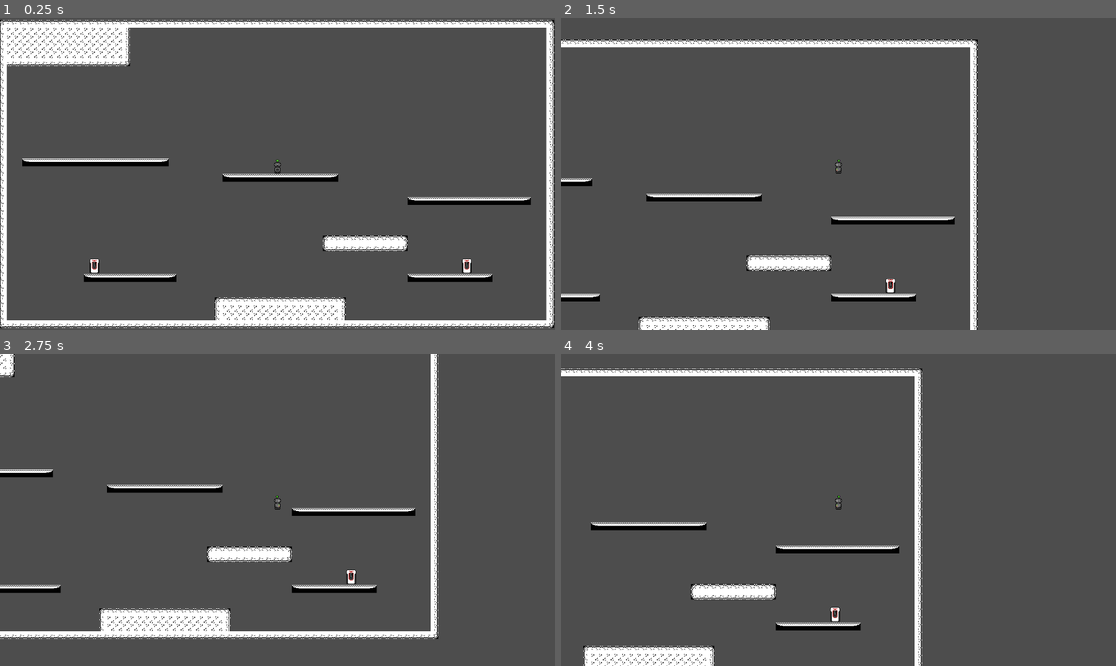
Above: before the commit, frames 1-4 (two rows, left to right).
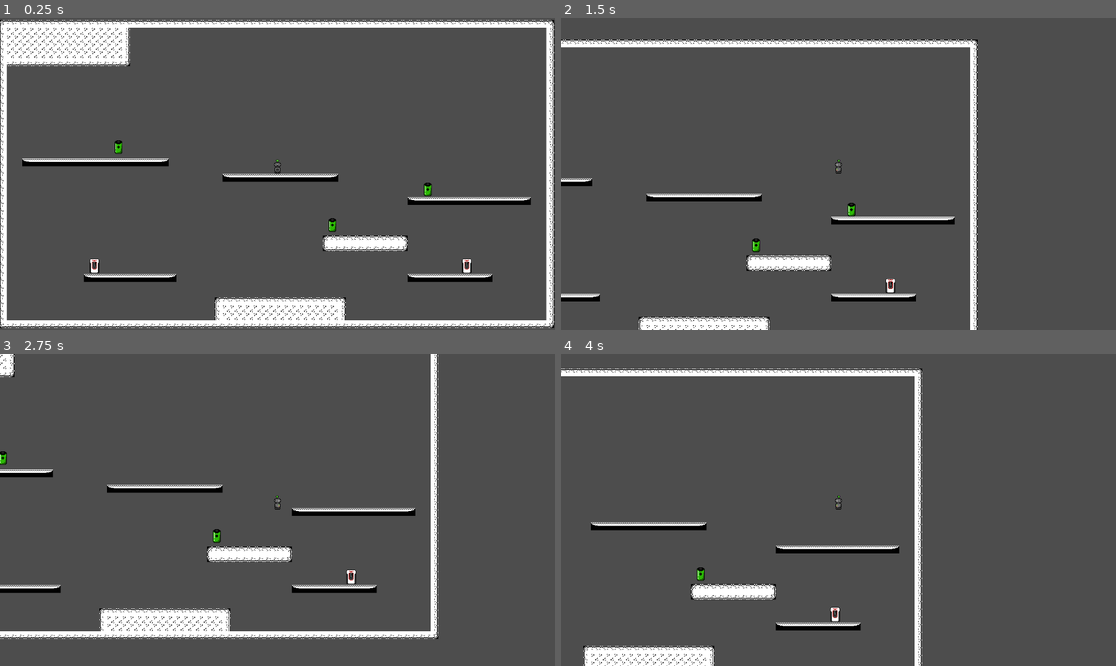
Above: after the commit, the same moments.

Repository: Eduardo-IV-Dotel/cahsi-ultimate-game-jam
Game: Godot game, scene res://scenes/areas/area_1.tscn
Same seed, same stepped clock (60 frames per second), same inputs: the game is played once before the commit and once after it.
Inputs (mouse positions are in pixels of both pictures, inside the frame that each line leads up to):
- Up to frame 1 (0.25 s): no input
- Up to frame 2 (1.5 s): tap Enter at 0.5 s; move the mouse to (960, 158) at 0.52 s; hold D (right) from 0.53 s (still down); click (960, 158) at 0.67 s; tap Space (jump) at 0.77 s; move the mouse to (727, 189) at 1.27 s
- Up to frame 3 (2.75 s): tap Space (jump) at 1.52 s; move the mouse to (333, 441) at 2.02 s; release D (right) at 2.03 s; hold A (left) from 2.03 s (still down)
- Up to frame 4 (4 s): move the mouse to (810, 572) at 2.77 s; release A (left) at 2.78 s; hold D (right) from 2.78 s (still down); click (810, 572) at 2.92 s; tap Space (jump) at 3.02, 3.5, 3.77 s; move the mouse to (1005, 556) at 3.52 s

The runs differ from the first frame. In frame 1, 0.2% of the frame differs, in the area x 20-78%, y 39-69%; in frame 2, 0.1%; in frame 3, 0.1%; in frame 4, less than 0.1%.

Commit message:
ADDED BATTERY BACK

Diff:
--- /dev/null
+++ b/scenes/Battery.tscn
@@ -0,0 +1,21 @@
+[gd_scene load_steps=4 format=3 uid="uid://bxi0tnru2n0ny"]
+
+[ext_resource type="Texture2D" uid="uid://bry08hg2aj8hn" path="res://sprite/battery_cell_animations.png" id="1_24rtl"]
+[ext_resource type="Script" uid="uid://citd8quft5u6t" path="res://scripts/Battery.gd" id="2_24rtl"]
+
+[sub_resource type="CapsuleShape2D" id="CapsuleShape2D_oaqng"]
+radius = 11.0
+height = 36.0
+
+[node name="Battery" type="Area2D"]
+script = ExtResource("2_24rtl")
+
+[node name="Sprite2D" type="Sprite2D" parent="."]
+texture = ExtResource("1_24rtl")
+hframes = 3
+vframes = 4
+region_rect = Rect2(0, 0, 32, 32)
+
+[node name="CollisionShape2D" type="CollisionShape2D" parent="."]
+position = Vector2(0, 1)
+shape = SubResource("CapsuleShape2D_oaqng")
--- a/scenes/areas/area_1.tscn
+++ b/scenes/areas/area_1.tscn
@@ -1,8 +1,9 @@
-[gd_scene load_steps=6 format=4 uid="uid://c0b60ptdjk7o"]
+[gd_scene load_steps=7 format=4 uid="uid://c0b60ptdjk7o"]
 
 [ext_resource type="Texture2D" uid="uid://bi2fe2d2hiqrx" path="res://sprite/monochrome_tilemap_packed.png" id="1_1gyh0"]
 [ext_resource type="PackedScene" uid="uid://c6tbujs1sbyh2" path="res://scenes/player.tscn" id="2_dgl8q"]
 [ext_resource type="PackedScene" uid="uid://cl68pfgk8ftab" path="res://scenes/charging_station.tscn" id="3_h3qae"]
+[ext_resource type="PackedScene" uid="uid://bxi0tnru2n0ny" path="res://scenes/Battery.tscn" id="4_ay52s"]
 
 [sub_resource type="TileSetAtlasSource" id="TileSetAtlasSource_dgl8q"]
 texture = ExtResource("1_1gyh0")
@@ -446,3 +447,12 @@
 
 [node name="charging_station2" parent="." instance=ExtResource("3_h3qae")]
 position = Vector2(304, 174)
+
+[node name="Battery" parent="." instance=ExtResource("4_ay52s")]
+position = Vector2(223, -1)
+
+[node name="Battery2" parent="." instance=ExtResource("4_ay52s")]
+position = Vector2(-419, -89)
+
+[node name="Battery3" parent="." instance=ExtResource("4_ay52s")]
+position = Vector2(25, 73)
--- /dev/null
+++ b/scripts/Battery.gd
@@ -0,0 +1,27 @@
+extends Area2D
+
+var current_frame: int = 0
+const total_frames: int = 10
+const fps: float = 12.0
+var timer: float = 0.0
+
+func _ready() -> void:
+	body_entered.connect(_on_body_entered)
+	print("Sprite2D node: ", $Sprite2D)
+
+func _process(delta: float) -> void:
+	timer += delta
+	if timer >= 1.0 / fps:
+		timer = 0.0
+		current_frame = (current_frame + 1) % total_frames
+		$Sprite2D.frame = int(current_frame)
+
+
+func _on_body_entered(body: Node) -> void:
+	if body.name == "player":
+		var player = body as PlayerController
+		if player:
+			player.max_health += 25.0  # ← increase max health
+			player.health += 25.0 # ← fill to new max
+			print("Battery picked up! Max health: ", player.max_health)
+			queue_free()
--- a/scripts/charging_station.gd
+++ b/scripts/charging_station.gd
@@ -22,7 +22,6 @@
 			triggered = true
 			player.decay = 0.0
 			player.is_dead = false
-			player.health = player.max_health  # ← give full health before starting
 			player.set_physics_process(false)  # ← freeze player completely
 			var simon = simon_says_scene.instantiate()
 			get_tree().root.add_child(simon)
--- a/scripts/player_animator.gd
+++ b/scripts/player_animator.gd
@@ -3,26 +3,29 @@
 @export var animation_player : AnimationPlayer
 @export var sprite : Sprite2D
 
+
 func _process(delta: float):
+	var HealthPercentage= player_control.health / player_control.max_health * 100
+	print("health: ", player_control.health, " max: ", player_control.max_health, " pct: ", HealthPercentage)
 	if player_control.direction == 1:
 		sprite.flip_h = true
 	elif player_control.direction == -1:
 		sprite.flip_h = false
 
 	if abs(player_control.velocity.x) > 0.0:
-		if player_control.health >=75:
+		if HealthPercentage >=75:
 			animation_player.play("move_green")
-		elif (player_control.health < 75) && (player_control.health >= 35):
+		elif (HealthPercentage < 75) && (HealthPercentage >= 35):
 			animation_player.play("move_yellow")
-		elif player_control.health < 35:
+		elif HealthPercentage < 35:
 			animation_player.play("move_red")
 
 	else:
-		if player_control.health >=75:
+		if HealthPercentage >=75:
 			animation_player.play("idle_green")
-		elif (player_control.health < 75) && (player_control.health >= 35):
+		elif (HealthPercentage < 75) && (HealthPercentage >= 35):
 			animation_player.play("idle_yellow")
-		elif player_control.health < 35:
+		elif HealthPercentage < 35:
 			animation_player.play("idle_red")
 
 	if player_control.is_dead == true:
Not shown, added: scripts/Battery.gd.uid
Not shown, added: scenes/Battery.tscn5178281963.tmp
